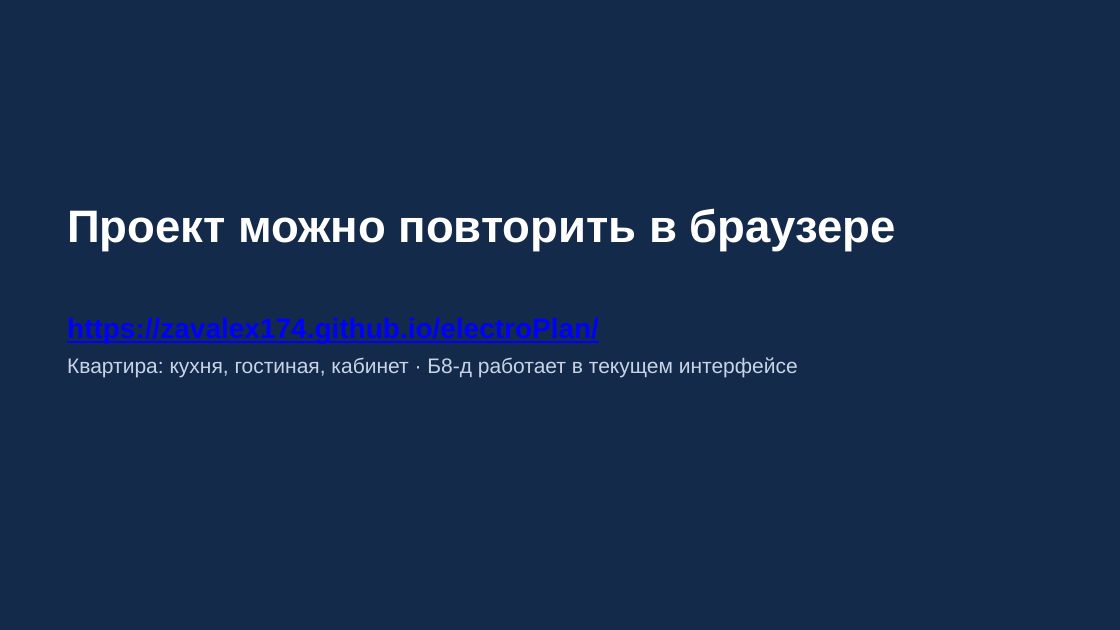
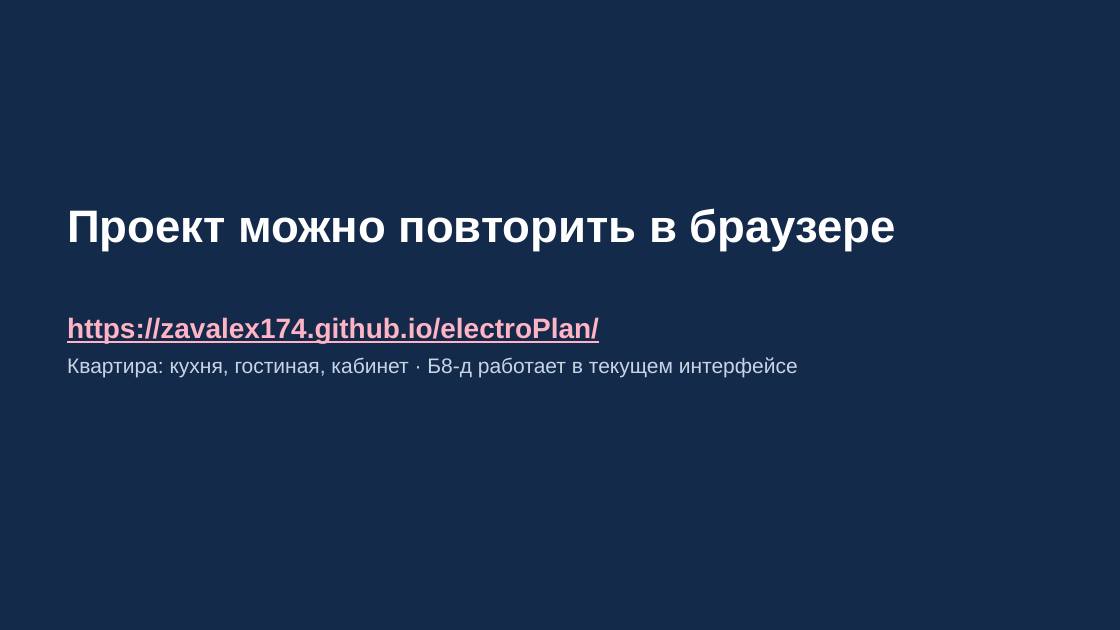
Before and after one commit to ZAVALEX174/electroPlan, a slide deck: slide 18 of docs/как-работать-в-новом-проекте-2026-11-14.pptx. Drawn at 1120x630 pixels with LibreOffice and Linux fonts; fonts in the diff are those of the drawing. Boxes give left, top, right and bottom in pixels: in the first picture for what was removed or moved away, otherwise in the second. Text is boxed around its words. In the diff, an @@ line names an element or a change of style, - is before the commit and + after.

```diff
--- a/docs/как-работать-в-новом-проекте-2026-11-14.pptx
+++ b/docs/как-работать-в-новом-проекте-2026-11-14.pptx
@@ text at <box>67,317,599,343</box>: text colour #0000FF to #FFB3C4 in "https://zavalex174.github.io/electroPlan/" @@
```
Also in this commit, not shown: 16 other slides changed.
